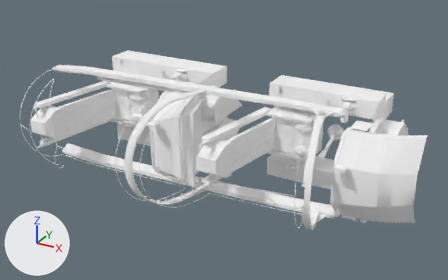
A saved change to the glTF model public/models/ct156/high/ct156-cockpit.glb.
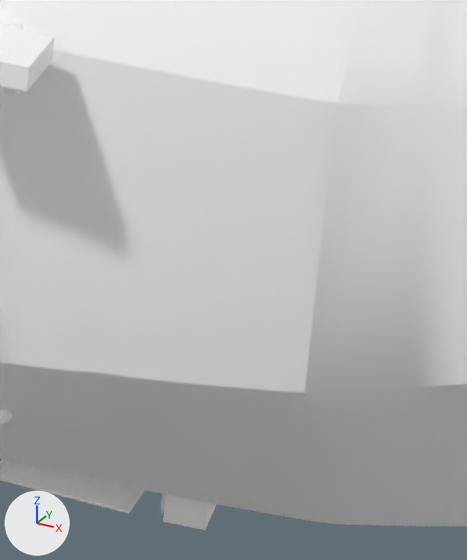
The first picture shows the older version from a 50 mm camera at (8.38, -13.35, 6.33) aimed at (1.49, -0.81, 0.06). The close-ups show the older and then the newer version on the part from 76% to 88% of the width and 58% to 81% of the height of that picture. Only the edits that show in the close-ups are written down. The lights are fixed; the arrows at lower left show +X, +Y and +Z. Where no turn or scale is listed for an object, it has been applied to the vertices. Vertices at exactly the same position are counted once.

In view in the first close-up: 'body-mesh.001', 'body-mesh.002', 'body-mesh.005' and 2 more.
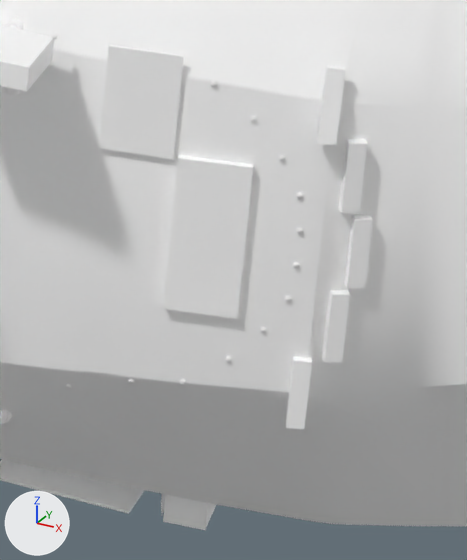
What the commit changed:
me_cockpit_body_010 is used by ob_body_mesh_001; location (0.0, 0.0, 0.0).
me_cockpit_body_010 had 10734 vertices, 20253 faces and spanned x -2.45..6.3, y -3.18..1.2, z -1.37..1.37.
me_cockpit_body_010 now has 10970 vertices, 20649 faces and spans x -2.45..6.3, y -3.18..1.2, z -1.37..1.37.
me_cockpit_body_010 part 1: 40 vertices added at x 5.58..5.73, y -1.52..-1.41, z -0.49..0.5.
Other edits to the shape of me_cockpit_body_010 do not show in these pictures.
me_cockpit_body_014 is used by ob_body_mesh_005; location (0.0, 0.0, 0.0).
me_cockpit_body_014 had 4762 vertices, 9244 faces and spanned x -2.92..5.6, y -3.2..1.2, z -1.36..1.36.
me_cockpit_body_014 now has 4778 vertices, 9268 faces and spans x -2.92..5.6, y -3.2..1.2, z -1.36..1.36.
Part 2, on me_cockpit_body_014:
16 vertices are added at x 5.08..5.45, y -1.59..-1.51, z -0.21..0.48.
24 new faces join them.

Location of each change, [x1, y1, x2, y2] in pixels of the close-ups (467 x 560 px):
part 1 of me_cockpit_body_010, added
    after: [286, 65, 373, 429]
part 2 of me_cockpit_body_014, added
    after: [99, 44, 254, 319]
